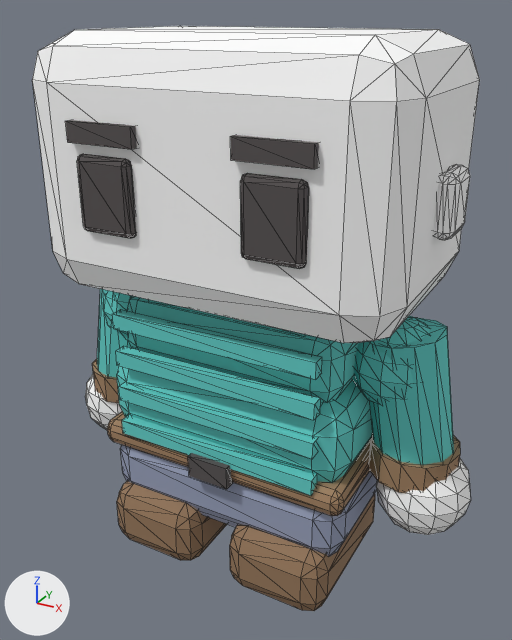
The glTF model public/assets/models/characters/body-telogreika-teal.glb, before and after one commit.
Both versions are drawn from a camera (50 mm lens) standing at (0.399, -0.73, 0.683) and looking at (0.002, -0.008, 0.322). The lights are fixed; the arrows at lower left show +X, +Y and +Z. The older version comes first. Mesh edges are drawn as thin lines. Vertices at exactly the same position are counted once.

Objects in the first picture: 'body-mesh', 'head-mesh'.
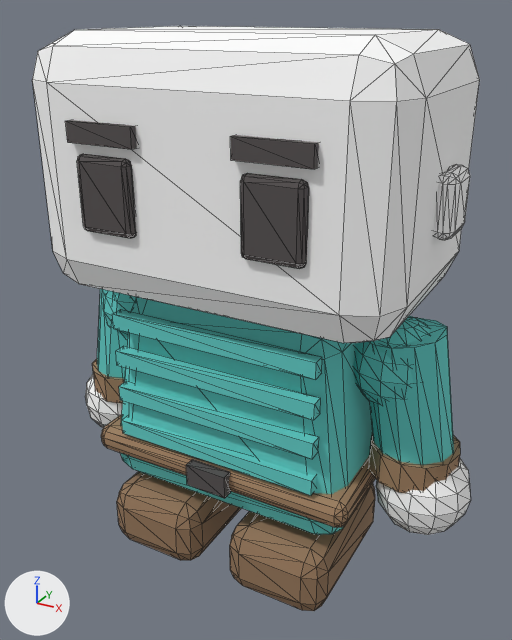
What differs and where, as boxes (x1, y1, x2, y2) in the pictures (512 x 640 px; the box of a moved part takes in the faces that stretch with it):
part 1 of me_body_mesh, moved or reshaped
    before: (107, 411, 372, 516)
    after: (101, 414, 375, 527)
part 2 of me_body_mesh, moved or reshaped
    before: (188, 453, 233, 489)
    after: (186, 459, 231, 498)
part 3 of me_body_mesh, rebuilt
    before: (127, 296, 359, 403)
    after: (121, 297, 373, 534)
part 4 of me_body_mesh, deleted (cyan)
    before: (117, 347, 373, 483)
part 5 of me_body_mesh, deleted (blue)
    before: (120, 444, 377, 557)

The change, as a list of edits to the scene's bpy script:
```text
Change me_body_mesh:
    used by ob_body_mesh; location = (0.0, 0.0, 0.0)
    remove me_body_mesh.from_pydata(...)  # 780 vertices, 1464 faces; spans x -0.271..0.271, y -0.135..0.12, z 0.0..0.382
    add me_body_mesh.from_pydata(...)  # 668 vertices, 1248 faces; spans x -0.271..0.271, y -0.135..0.123, z 0.0..0.382
    me_body_mesh part 1: the loose piece of 56 vertices spanning x -0.17..0.17, y -0.117..0.117, z 0.148..0.182 is scaled about its middle by (1.05, 1.05, 1), then moved by (0.0, 0.0, -0.01)
    me_body_mesh part 2: the loose piece of 8 vertices spanning x -0.027..0.027, y -0.128..-0.114, z 0.15..0.18 is moved by (0.0, -0.005, -0.01)
    me_body_mesh part 3: the loose piece of 56 vertices spanning x -0.147..0.147, y -0.097..0.097, z 0.267..0.363 is rebuilt with 56 vertices and now spans x -0.168..0.168, y -0.115..0.115, z 0.1..0.37
    me_body_mesh part 4: the loose piece of 56 vertices spanning x -0.165..0.165, y -0.11..0.11, z 0.167..0.282 is deleted
    me_body_mesh part 5
    56 vertices are removed from x -0.165..0.165, y -0.112..0.112, z 0.065..0.165
    108 faces are deleted
```
